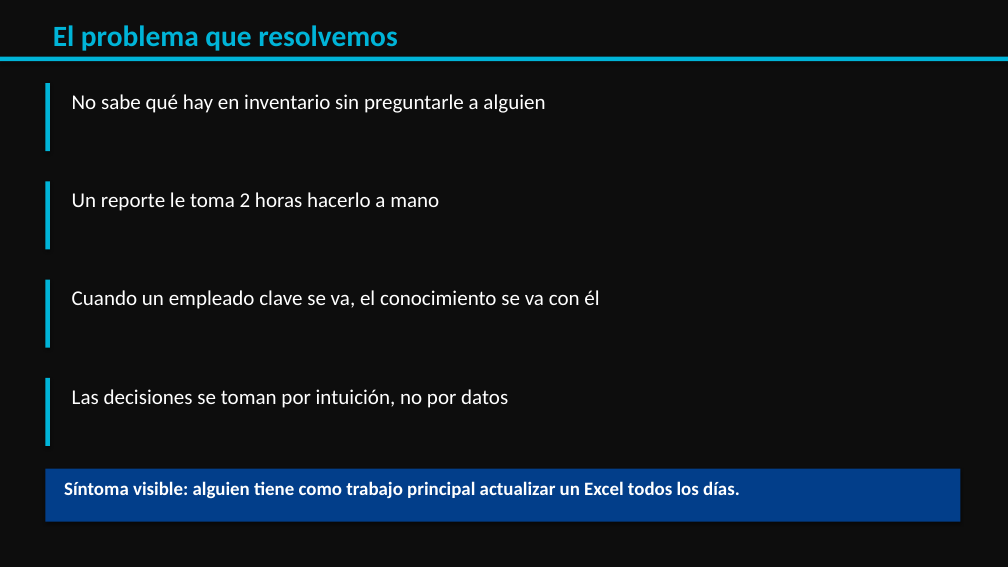
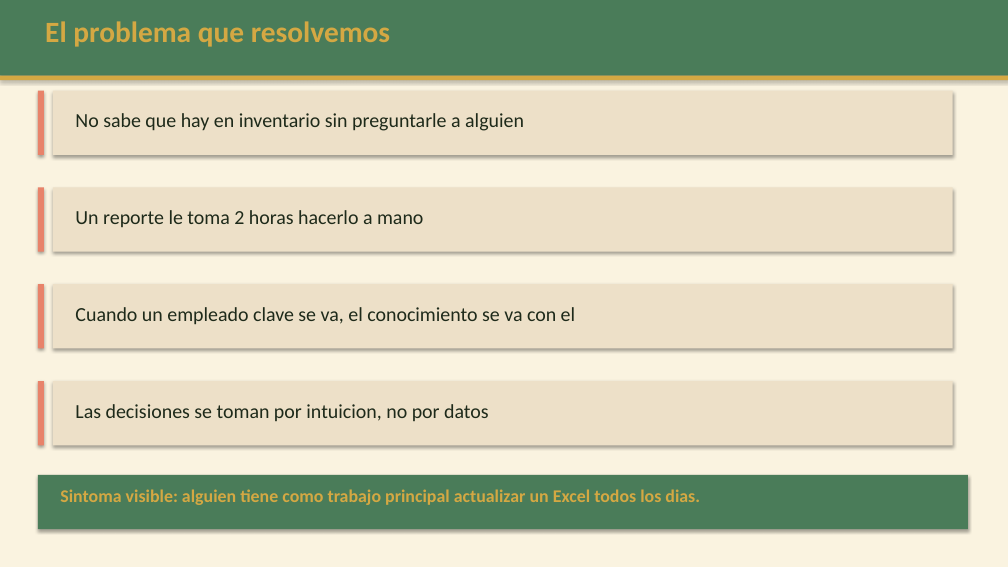
Before and after one commit to diegoomarpf-jpg/miRepo, a slide deck: slide 2 of Advanx — Presentación para Socia.pptx. Drawn at 1008x567 pixels with LibreOffice and Linux fonts; fonts in the diff are those of the drawing. Boxes give left, top, right and bottom in pixels: in the first picture for what was removed or moved away, otherwise in the second. Text is boxed around its words. In the diff, an @@ line names an element or a change of style, - is before the commit and + after.

```diff
--- a/Advanx — Presentación para Socia.pptx
+++ b/Advanx — Presentación para Socia.pptx
@@ rectangle at (x1=0, y1=0, x2=1008, y2=567): fill #0D0D0D to #FAF3E0 @@
@@ rectangle added at (x1=0, y1=0, x2=1008, y2=76), fill #4A7C59 @@
@@ text "El problema que resolvemos" moved from (x1=53, y1=25, x2=397, y2=51) to (x1=45, y1=21, x2=390, y2=47) @@
@@ text "El problema que resolvemos" at (x1=45, y1=21, x2=390, y2=47): text colour #00B4D8 to #D4A843 @@
@@ rectangle moved from (x1=0, y1=57, x2=1008, y2=61) to (x1=0, y1=76, x2=1008, y2=80) @@
@@ rectangle at (x1=0, y1=76, x2=1008, y2=80): fill #00B4D8 to #D4A843 @@
@@ fill #00B4D8 to #E8836A in 3 elements at (x1=38, y1=188, x2=44, y2=252), (x1=38, y1=381, x2=44, y2=445), (x1=38, y1=91, x2=44, y2=155) @@
@@ rectangle resized from (x1=45, y1=83, x2=50, y2=151) to (x1=38, y1=91, x2=44, y2=155) @@
@@ rectangle added at (x1=53, y1=91, x2=953, y2=155), fill #EDE0C8 @@
@@ text at (x1=75, y1=113, x2=524, y2=131): text changed; size 20 to 19 pt; text colour #FFFFFF to #1E2A1A @@
-No sabe qué hay en inventario sin preguntarle a alguien
+No sabe que hay en inventario sin preguntarle a alguien
@@ rectangle resized from (x1=45, y1=280, x2=50, y2=348) to (x1=38, y1=188, x2=44, y2=252) @@
@@ rectangle removed at (x1=45, y1=181, x2=50, y2=250) @@
@@ rectangle added at (x1=53, y1=188, x2=953, y2=252), fill #EDE0C8 @@
@@ text "Un reporte le toma 2 ..." moved from (x1=72, y1=192, x2=439, y2=211) to (x1=75, y1=210, x2=423, y2=227) @@
@@ text "Un reporte le toma 2 ..." at (x1=75, y1=210, x2=423, y2=227): size 20 to 19 pt, text colour #FFFFFF to #1E2A1A @@
@@ rectangle added at (x1=38, y1=284, x2=44, y2=349), fill #E8836A @@
@@ rectangle resized from (x1=45, y1=469, x2=960, y2=522) to (x1=53, y1=284, x2=953, y2=349) @@
@@ rectangle at (x1=53, y1=284, x2=953, y2=349): fill #023E8A to #EDE0C8 @@
@@ text at (x1=75, y1=307, x2=575, y2=325): text changed; size 20 to 19 pt; text colour #FFFFFF to #1E2A1A @@
-Cuando un empleado clave se va, el conocimiento se va con él
+Cuando un empleado clave se va, el conocimiento se va con el
@@ rectangle resized from (x1=45, y1=378, x2=50, y2=446) to (x1=38, y1=381, x2=44, y2=445) @@
@@ rectangle added at (x1=53, y1=381, x2=953, y2=445), fill #EDE0C8 @@
@@ text at (x1=75, y1=404, x2=489, y2=421): text changed; size 20 to 19 pt; text colour #FFFFFF to #1E2A1A @@
-Las decisiones se toman por intuición, no por datos
+Las decisiones se toman por intuicion, no por datos
@@ rectangle added at (x1=38, y1=475, x2=968, y2=529), fill #4A7C59 @@
@@ text at (x1=60, y1=489, x2=700, y2=505): text changed; size 18 to 17 pt; text colour #FFFFFF to #D4A843 @@
-Síntoma visible: alguien tiene como trabajo principal actualizar un Excel todos los días.
+Sintoma visible: alguien tiene como trabajo principal actualizar un Excel todos los dias.
```
Also in this commit, not shown: 12 other slides changed, 1 slide added, 1 slide removed, 5 other files.
